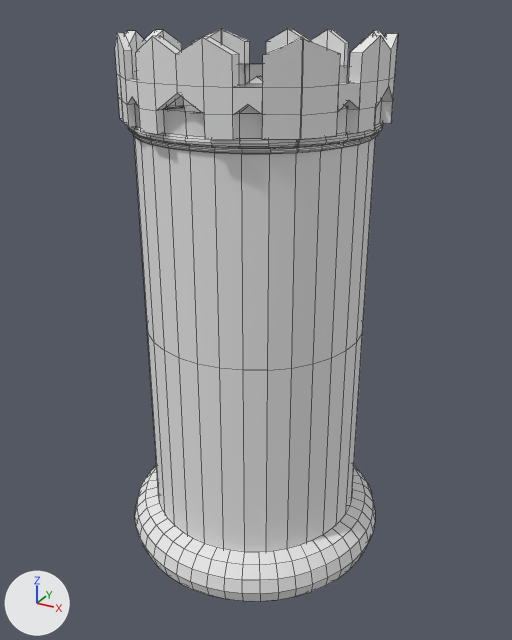
The FBX model Assets/Models/tower-piedra.fbx, before and after one commit.
One viewpoint serves both versions: a 50 mm camera at (3.78, -6.85, 6.44) aimed at (0.02, -0.02, 3.03). Arrows for +X, +Y and +Z are at lower left; the lights stay in place. Mesh edges are drawn as thin lines. Vertices at the same position are counted once.

Objects in the first picture: 'Cilindro.001'.
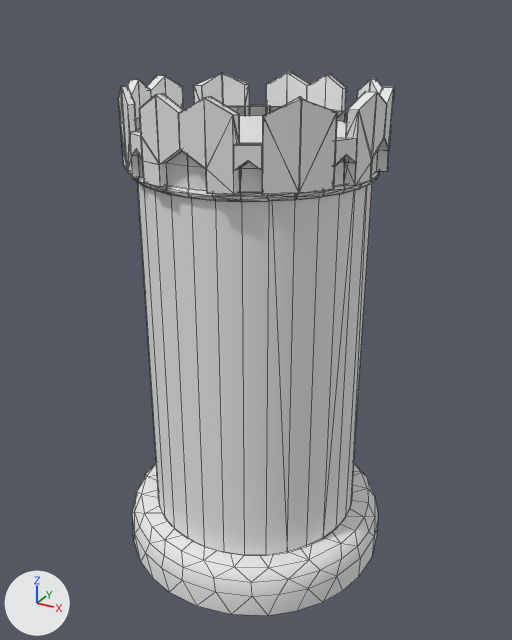
What differs and where, as boxes (x1, y1, x2, y2) in the pictures (512 x 640 px):
```json
{"object": "Cilindro.001", "change": "reshaped, turned", "before": [115, 29, 398, 601], "after": [118, 72, 394, 616]}
{"part": 1, "of": "me_cilindro_001", "change": "added", "after": [118, 73, 302, 202]}
{"part": 2, "of": "me_cilindro_001", "change": "added", "after": [222, 72, 394, 200]}
{"part": 3, "of": "me_cilindro_001", "change": "added", "after": [132, 463, 378, 616]}
{"part": 4, "of": "me_cilindro_001", "change": "added", "after": [137, 120, 373, 555]}
{"part": 5, "of": "me_cilindro_001", "change": "added", "after": [137, 115, 347, 143]}
{"part": 6, "of": "me_cilindro_001", "change": "deleted", "before": [115, 29, 398, 601]}
```

Edits to the scene script, one JSON object a line:
```json
{"block": "me_cilindro_001", "where": "# used by ob_cilindro_001; location = (0.0, 0.0, 0.0)"}
{"op": "remove", "block": "me_cilindro_001", "code": "me_cilindro_001.from_pydata(...)  # 1632 vertices, 1342 faces; spans x -1.61..1.61, y -1.61..1.61, z -0.03..6.23"}
{"op": "add", "block": "me_cilindro_001", "code": "me_cilindro_001.from_pydata(...)  # 1129 vertices, 1151 faces; spans x -1.65..1.64, y -0.01..5.85, z -1.65..1.65"}
{"block": "me_cilindro_001", "change": "me_cilindro_001 part 1: a new loose piece of 384 vertices spanning x -1.45..1.01, y 4.79..5.74, z -0.98..1.45, in mat_materialtorre_002 (its picture is missing)"}
{"block": "me_cilindro_001", "change": "me_cilindro_001 part 2: a new loose piece of 384 vertices spanning x -1.01..1.45, y 4.79..5.74, z -1.45..0.97, in mat_materialtorre_002 (its picture is missing)"}
{"block": "me_cilindro_001", "change": "me_cilindro_001 part 3: a new loose piece of 160 vertices spanning x -1.65..1.64, y -0.01..0.58, z -1.65..1.65, in mat_materialtorre_002 (its picture is missing)"}
{"block": "me_cilindro_001", "change": "me_cilindro_001 part 4: a new loose piece of 64 vertices spanning x -1.29..1.29, y 0.55..5.23, z -1.29..1.29, in mat_materialtorre_002 (its picture is missing)"}
{"block": "me_cilindro_001", "change": "me_cilindro_001 part 5: a new loose piece of 32 vertices spanning x -1.29..1.29, y 5.23, z -1.28..1.3, in mat_materialtorre_002 (its picture is missing)"}
{"block": "me_cilindro_001", "change": "me_cilindro_001 part 6: 6 loose pieces with 1356 vertices, spanning x -1.61..1.61, y -1.61..1.61, z -0.03..6.23, are deleted"}
{"op": "set", "path": "ob_cilindro_001.rotation_euler", "old": "(0.0, 0.0, 0.0)", "new": "(1.571, 0.0, 0.0)", "note": "degrees (0, 0, 0) -> degrees (90, 0, 0)"}
```
